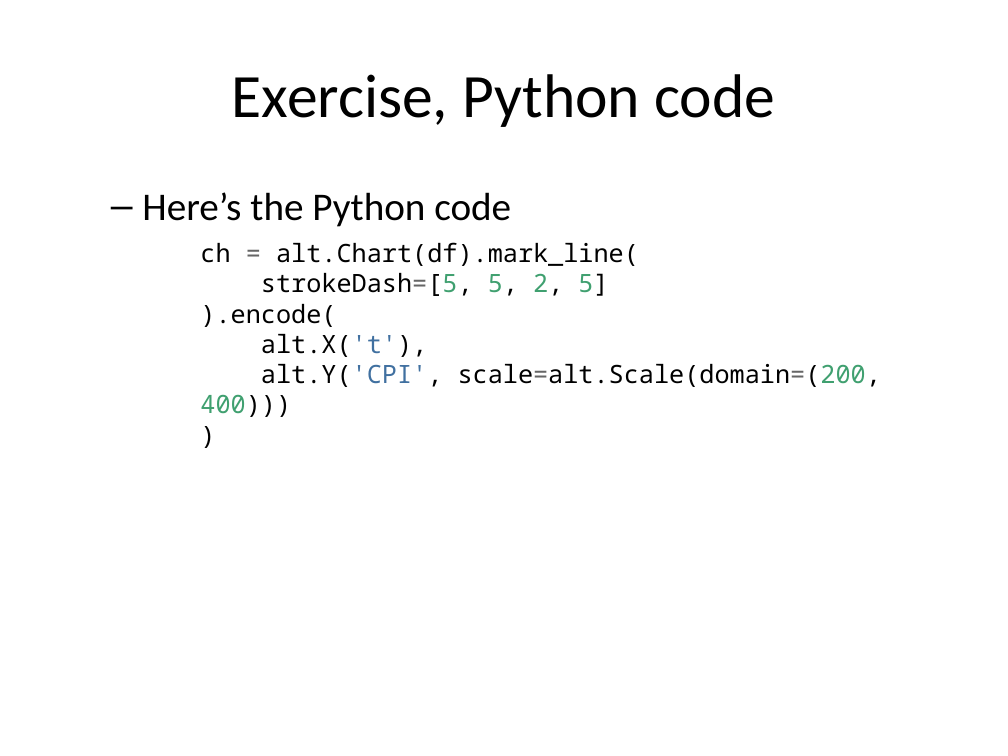
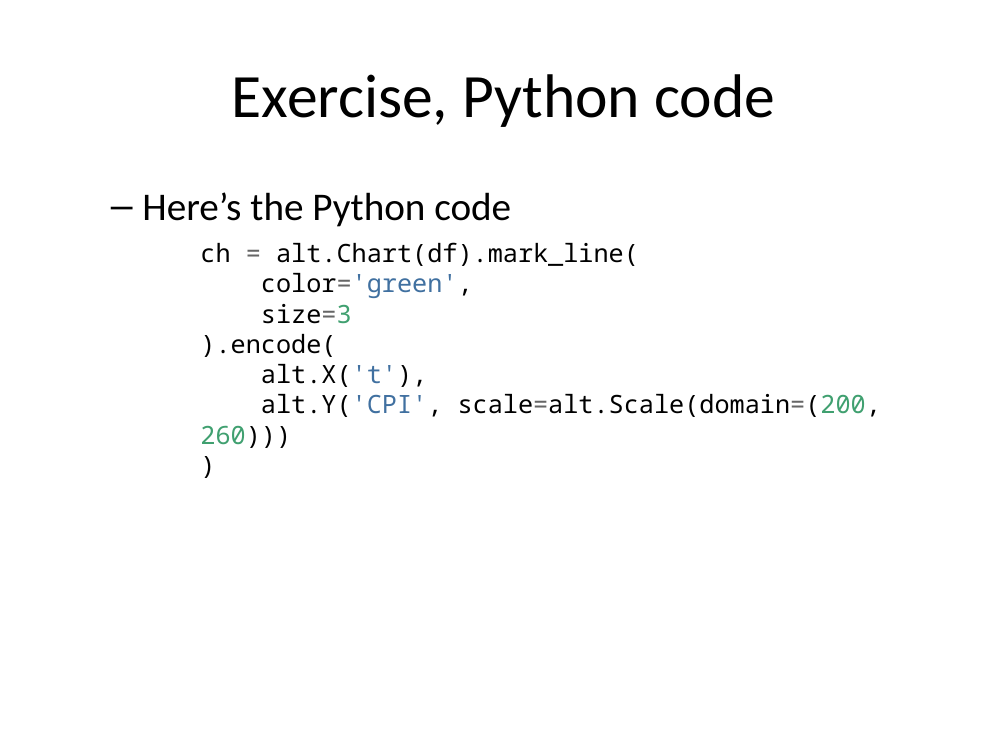
Before and after one commit to pmean/data-visualization, a slide deck: slide 14 of data-viz-03/component/fundamentals.pptx (slide 13 before the commit). Drawn at 1008x756 pixels with LibreOffice and Linux fonts; fonts in the diff are those of the drawing. Boxes give left, top, right and bottom in pixels: in the first picture for what was removed or moved away, otherwise in the second. Text is boxed around its words. In the diff, an @@ line names an element or a change of style, - is before the commit and + after.

Commit message:
Started multi-line graphs in data-viz-03

```diff
--- a/data-viz-03/component/fundamentals.pptx
+++ b/data-viz-03/component/fundamentals.pptx
@@ text at <box>200,242,881,448</box>: text changed @@
-ch = alt.Chart(df).mark_line(
-strokeDash=[5, 5, 2, 5]
-).encode(
-alt.X('t'),
-alt.Y('CPI', scale=alt.Scale(domain=(200, 400)))
-)
+ch = alt.Chart(df).mark_line(
+color='green',
+size=3
+).encode(
+alt.X('t'),
+alt.Y('CPI', scale=alt.Scale(domain=(200, 260)))
+)
```
Also in this commit, not shown: 4 other slides changed, 5 slides added, 1 slide removed, 9 other files.
